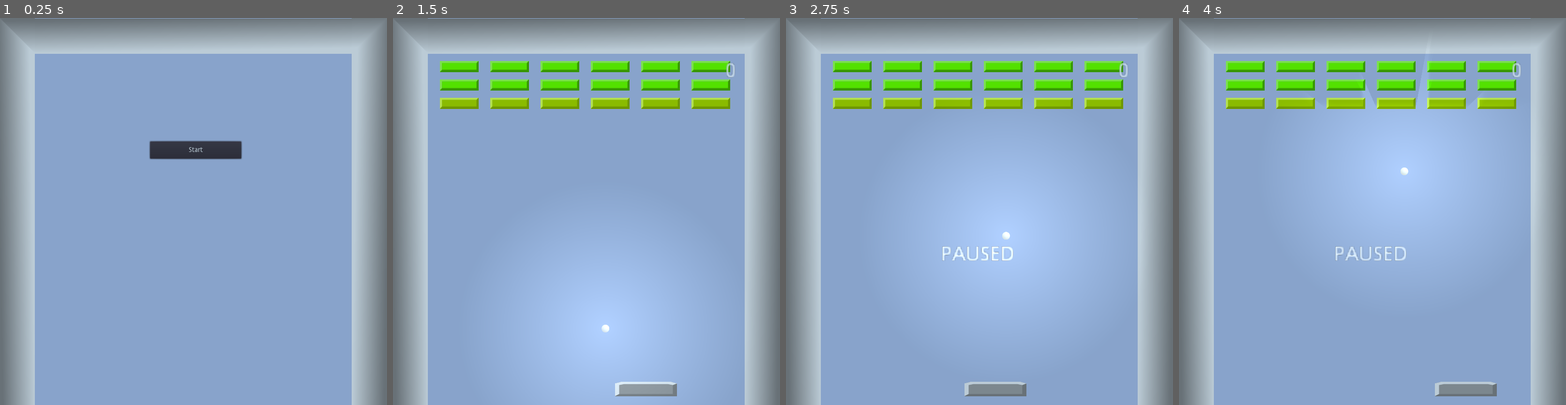
Above: before the commit, frames 1-4 (left to right).
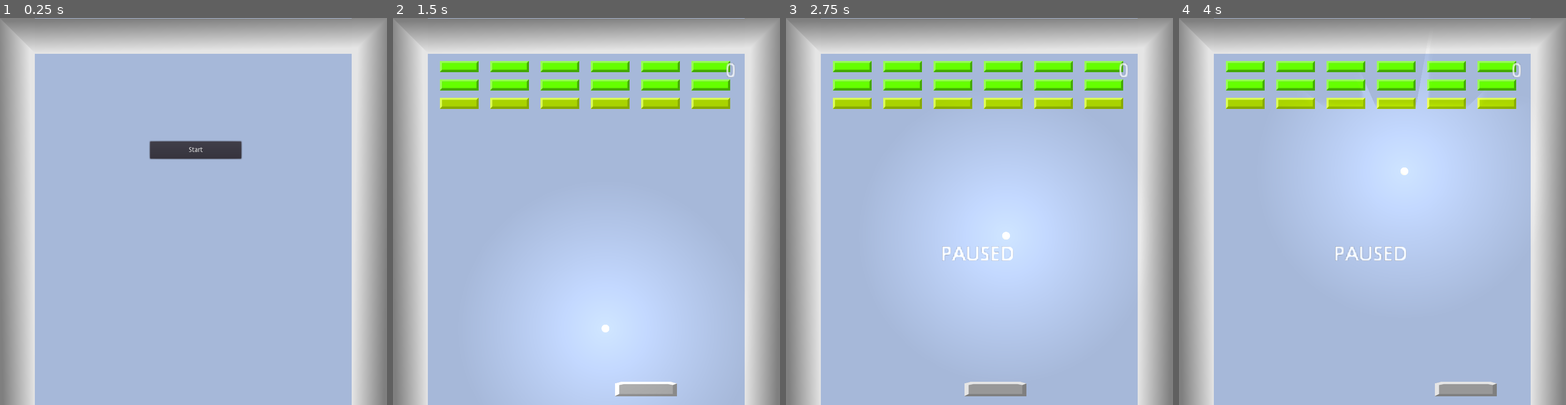
Above: after the commit, the same moments.

Repository: visola/bounce
Game: Godot game, scene res://Game/Game.tscn
Same seed, same stepped clock (60 frames per second), same inputs: the game is played once before the commit and once after it.
Inputs:
- Up to frame 1 (0.25 s): no input
- Up to frame 2 (1.5 s): click "Start" at 0.5 s; tap Space (ui_select) at 1.25 s; hold Right (ui_right) from 1.28 s (still down)
- Up to frame 3 (2.75 s): tap Space (ui_select) at 1.52, 2, 2.27 s; release Right (ui_right) at 2.03 s; hold Left (ui_left) from 2.03 s (still down)
- Up to frame 4 (4 s): tap Enter at 2.75 s; release Left (ui_left) at 2.78 s; hold Right (ui_right) from 2.78 s (still down); tap Space (ui_select) at 3.5, 3.77 s

The runs differ from the first frame. In frame 1, 97% of the frame differs, in the area x 0-100%, y 0-100%; in frame 2, 97%; in frame 3, 97%; in frame 4, 97%.

Commit message:
Remove unused CanvasModulate node in Game

Diff:
--- a/Game/Game.tscn
+++ b/Game/Game.tscn
@@ -16,9 +16,6 @@
 [node name="InitialMenu" parent="." instance=ExtResource( 1 )]
 
 [node name="Level" parent="." instance=ExtResource( 2 )]
-
-[node name="CanvasModulate" type="CanvasModulate" parent="."]
-color = Color( 0.815686, 0.886275, 0.933333, 1 )
 
 [node name="Pause" type="Label" parent="."]
 margin_left = 320.0
